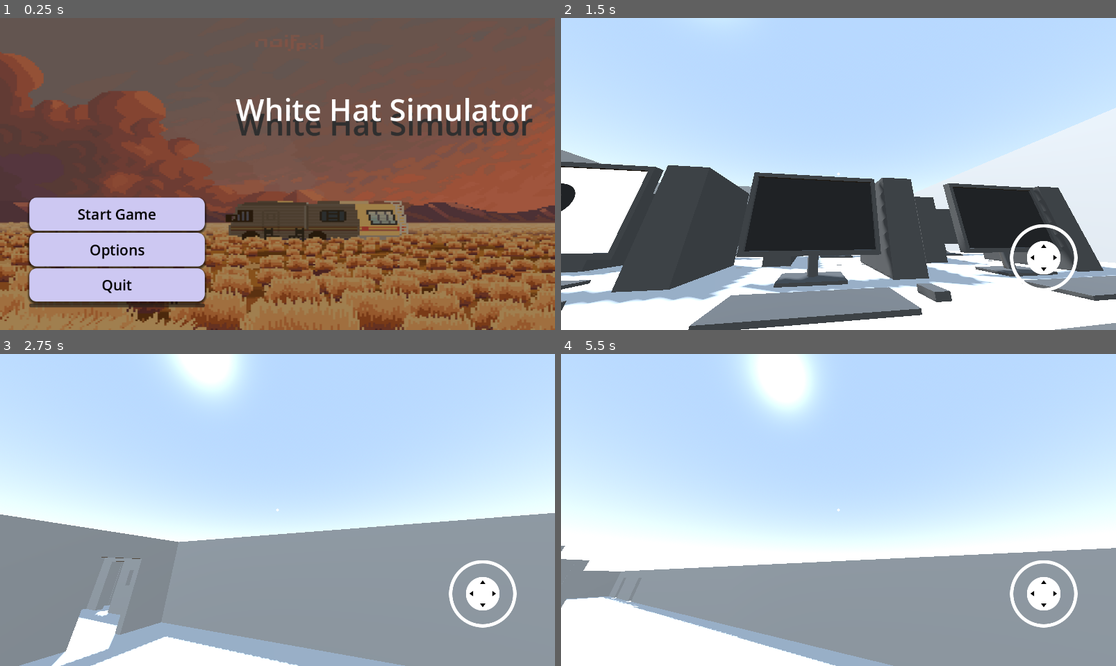
Above: before the commit, frames 1-4 (two rows, left to right).
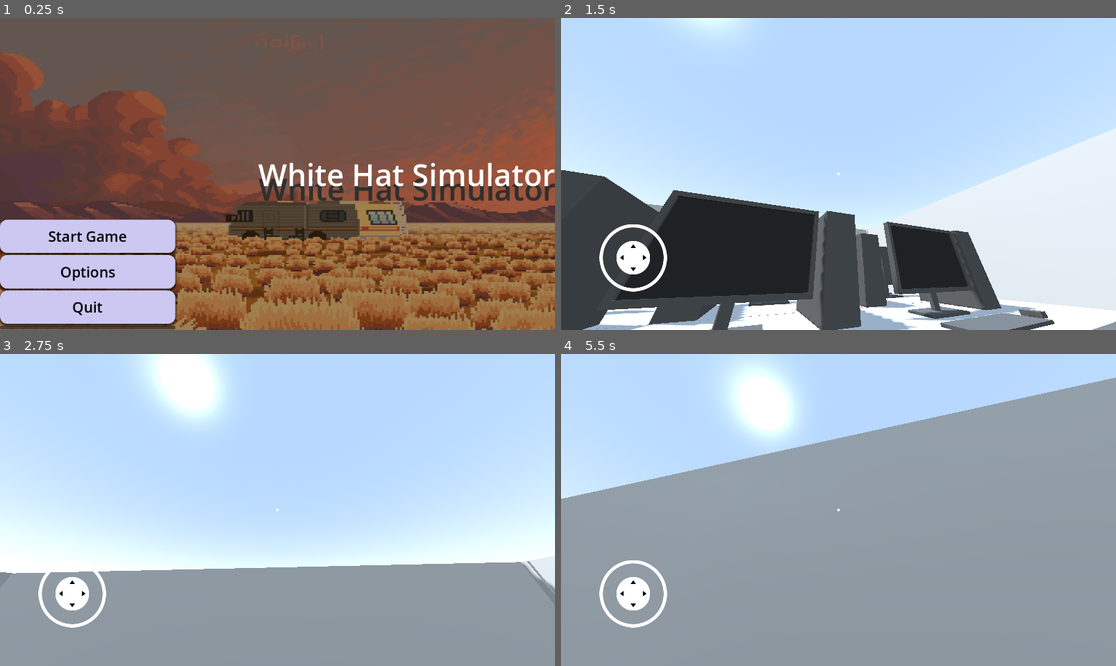
Above: after the commit, the same moments.

Repository: Joshua00013/WhiteHatSimulator
Game: Godot game, scene res://Main Menu/main_menu.tscn
Same seed, same stepped clock (60 frames per second), same inputs: the game is played once before the commit and once after it.
Inputs (mouse positions are in pixels of both pictures, inside the frame that each line leads up to):
- Up to frame 1 (0.25 s): no input
- Up to frame 2 (1.5 s): click "Start Game" at 0.5 s; tap Enter (ui_accept) at 1.25 s; move the mouse to (866, 174) at 1.27 s; hold W (move_forward) from 1.28 s (still down); hold C (crouch) from 1.28 s (still down)
- Up to frame 3 (2.75 s): keep holding W (move_forward); tap Space (jump) at 1.52, 2.27 s; move the mouse to (249, 510) at 2.02 s; release C (crouch) at 2.03 s; tap E (interact) at 2.1 s
- Up to frame 4 (5.5 s): keep holding W (move_forward); move the mouse to (849, 503) at 2.77 s; hold Shift (sprint) 2.78-3.53 s; move the mouse to (832, 516) at 3.52 s; tap F at 3.6 s; tap Space (jump) at 3.77, 4.52, 5.27 s; move the mouse to (877, 513) at 4.27 s; hold Q 4.28-5.03 s; move the mouse to (794, 506) at 5.02 s; tap C (crouch) at 5.1 s

The runs differ from the first frame. In frame 1, 15% of the frame differs, in the area x 0-100%, y 25-100%; in frame 2, 42%; in frame 3, 25%; in frame 4, 51%, in the area x 0-100%, y 0-100%.

Commit message:
GUI adjustments

Diff:
--- a/Main Menu/main_menu.tscn
+++ b/Main Menu/main_menu.tscn
@@ -42,6 +42,7 @@
 grow_horizontal = 2
 grow_vertical = 2
 script = ExtResource("1_7vrkn")
+metadata/_edit_use_anchors_ = true
 
 [node name="Panel" type="Panel" parent="."]
 layout_mode = 1
@@ -54,17 +55,12 @@
 
 [node name="VBoxContainer" type="VBoxContainer" parent="."]
 layout_mode = 1
-anchors_preset = 8
-anchor_left = 0.5
-anchor_top = 0.5
-anchor_right = 0.5
-anchor_bottom = 0.5
-offset_left = -515.0
-offset_top = 49.0
-offset_right = -151.0
-offset_bottom = 278.0
-grow_horizontal = 2
-grow_vertical = 2
+anchors_preset = 2
+anchor_top = 1.0
+anchor_bottom = 1.0
+offset_top = -229.0
+offset_right = 364.0
+grow_vertical = 0
 
 [node name="Button" type="Button" parent="VBoxContainer"]
 layout_mode = 2
@@ -104,14 +100,14 @@
 
 [node name="Label" type="Label" parent="."]
 layout_mode = 1
-anchors_preset = 11
+anchors_preset = 6
 anchor_left = 1.0
+anchor_top = 0.5
 anchor_right = 1.0
-anchor_bottom = 1.0
-offset_left = -663.0
-offset_top = 146.0
-offset_right = -47.0
-offset_bottom = -415.0
+anchor_bottom = 0.5
+offset_left = -616.0
+offset_top = -43.5
+offset_bottom = 43.5
 grow_horizontal = 0
 grow_vertical = 2
 theme_override_colors/font_shadow_color = Color(0.185981, 0.185981, 0.185981, 1)
--- a/Scenes/main.tscn
+++ b/Scenes/main.tscn
@@ -34,6 +34,7 @@
 
 [node name="Player" parent="." instance=ExtResource("1_jjgbg")]
 transform = Transform3D(-4.37114e-08, 0, -1, 0, 1, 0, 1, 0, -4.37114e-08, -5.64372, -0.322266, -3.65995)
+visible = false
 
 [node name="Environment" parent="." instance=ExtResource("2_bo1nx")]
 
@@ -58,14 +59,8 @@
 
 [node name="Virtual Joystick" parent="AndroidUI/Control" instance=ExtResource("7_6bp64")]
 layout_mode = 1
-anchors_preset = 3
-anchor_left = 1.0
-anchor_right = 1.0
-offset_left = -300.0
 offset_top = -300.0
-offset_right = 0.0
 offset_bottom = 0.0
-grow_horizontal = 0
 scale = Vector2(0.7, 0.7)
 pivot_offset = Vector2(150, 150)
 size_flags_horizontal = 4
Not shown, changed: addons/phantom_camera/examples/textures/3D/checker_pattern_dark.png.import
Not shown, changed: addons/phantom_camera/examples/textures/3D/target.png.import
Not shown, changed: addons/phantom_camera/icons/phantom_camera_gizmo.svg.import
Not shown, changed: addons/phantom_camera/icons/phantom_camera_noise_emitter_3d.svg.import
Not shown, changed: addons/phantom_camera/icons/phantom_camera_noise_emitter_gizmo.svg.import
